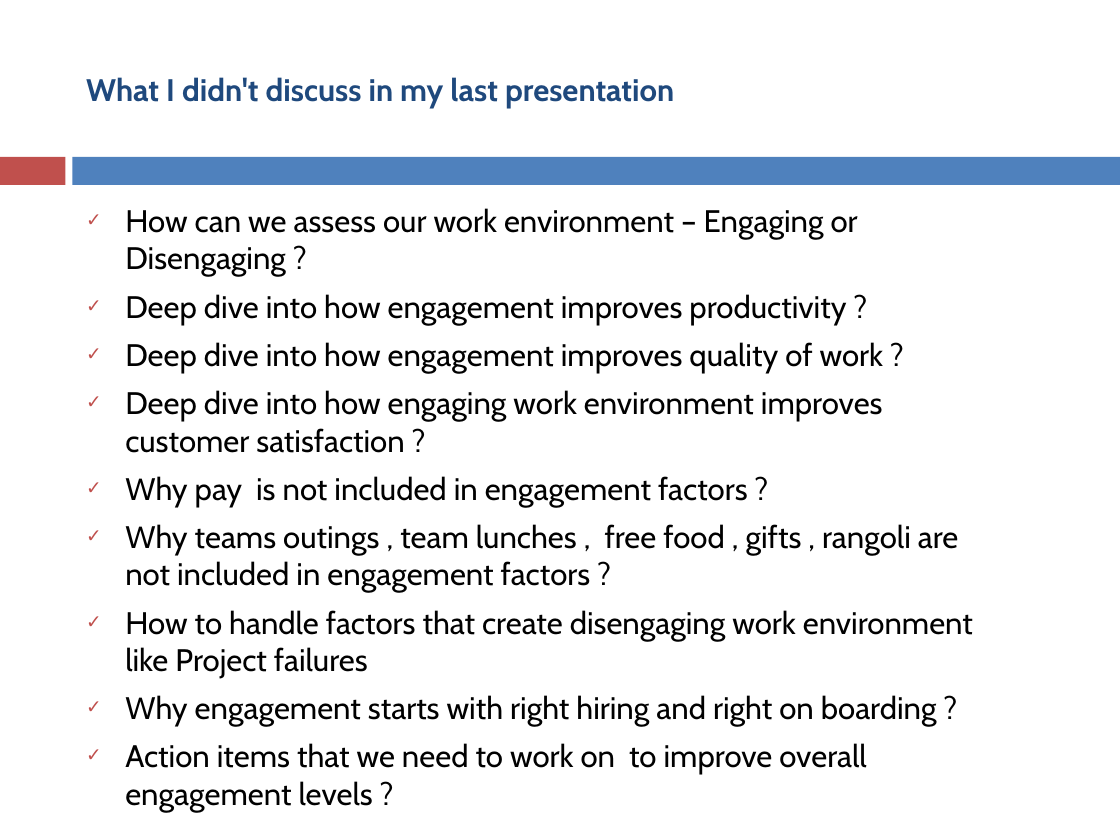
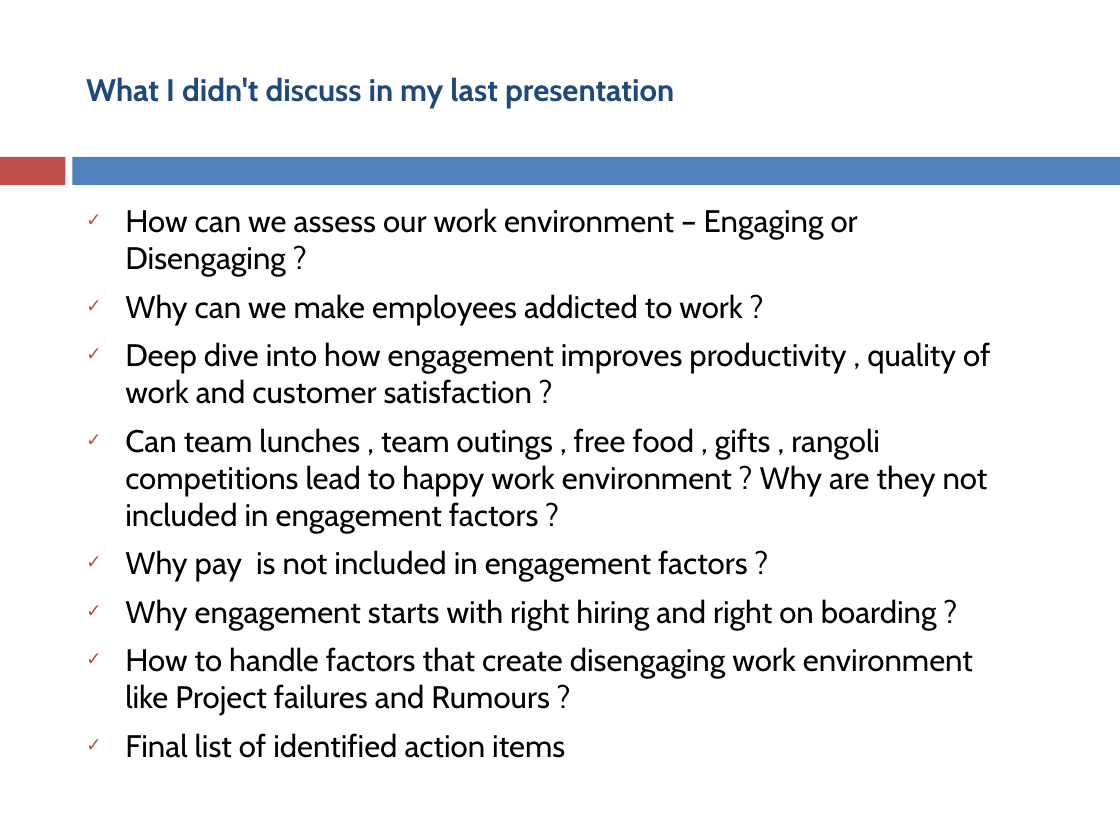
Before and after one commit to asakala/notes, a slide deck: slide 4 of Prokarma/Magnetic Work Environment.pptx. Drawn at 1120x840 pixels with LibreOffice and Linux fonts; fonts in the diff are those of the drawing. Boxes give left, top, right and bottom in pixels: in the first picture for what was removed or moved away, otherwise in the second. Text is boxed around its words. In the diff, an @@ line names an element or a change of style, - is before the commit and + after.

```diff
--- a/Prokarma/Magnetic Work Environment.pptx
+++ b/Prokarma/Magnetic Work Environment.pptx
@@ text at box(125, 294, 990, 534): text changed @@
-✓ Deep dive into how engagement improves productivity ?
-✓ Deep dive into how engagement improves quality of work ?
-✓ Deep dive into how engaging work environment improves customer satisfaction ?
+✓ Why can we make employees addicted to work ?
+✓ Deep dive into how engagement improves productivity , quality of work and customer satisfaction ?
+✓ Can team lunches , team outings , free food , gifts , rangoli competitions lead to happy work environment ? Why are they not included in engagement factors ?
@@ text at box(125, 524, 973, 678): paragraphs removed @@
-✓ Why teams outings , team lunches , free food , gifts , rangoli are not included in engagement factors ?
-✓ How to handle factors that create disengaging work environment like Project failures
@@ text at box(125, 647, 973, 758): text changed @@
-✓ Action items that we need to work on to improve overall engagement levels ?
+✓ How to handle factors that create disengaging work environment like Project failures and Rumours ?
+✓ Final list of identified action items
```
Also in this commit, not shown: 5 slides removed, 16 other files.
